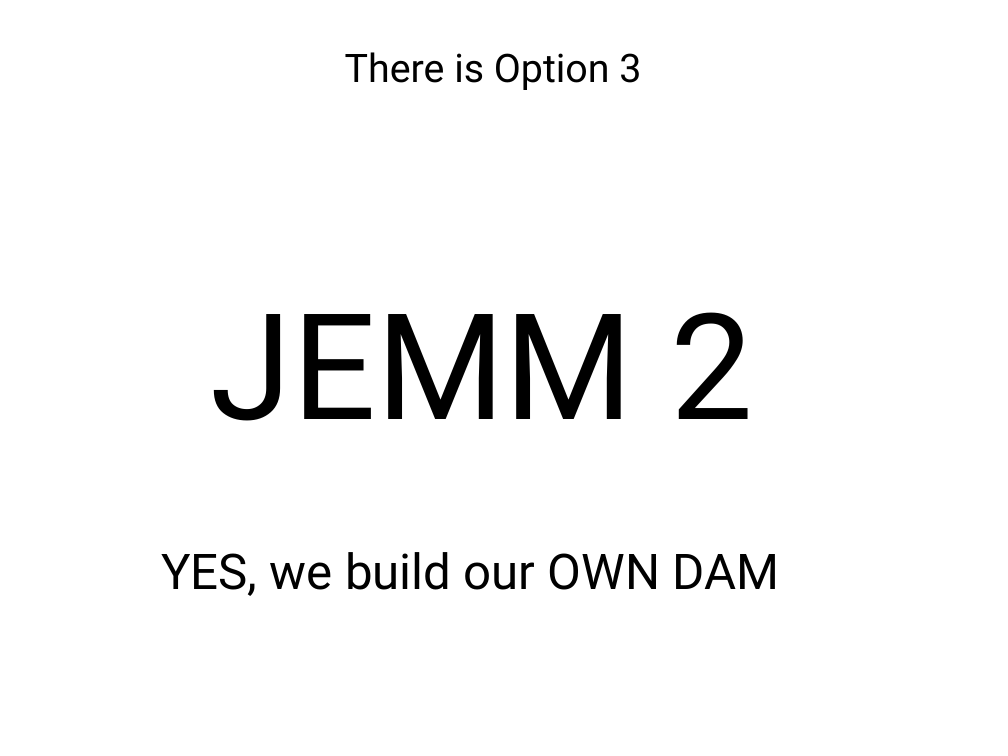
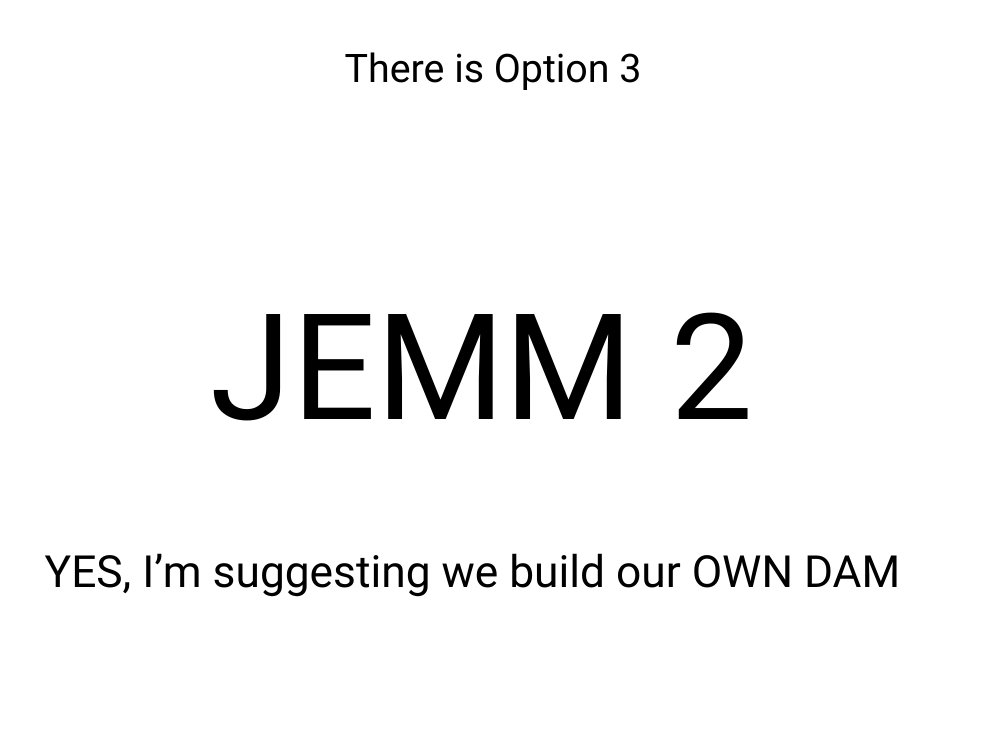
Before and after one commit to wshromoff/SOL, a slide deck: slide 10 of Files/Metadata_Groupings/Tables.pptx. Drawn at 1008x756 pixels with LibreOffice and Linux fonts; fonts in the diff are those of the drawing. Boxes give left, top, right and bottom in pixels: in the first picture for what was removed or moved away, otherwise in the second. Text is boxed around its words. In the diff, an @@ line names an element or a change of style, - is before the commit and + after.

```diff
--- a/Files/Metadata_Groupings/Tables.pptx
+++ b/Files/Metadata_Groupings/Tables.pptx
@@ text at bbox=[45, 553, 900, 597]: text changed; size 50 to 45 pt @@
-YES, we build our OWN DAM
+YES, I’m suggesting we build our OWN DAM
```
Also in this commit, not shown: 9 other slides changed, 1 slide added, 2 other files.
